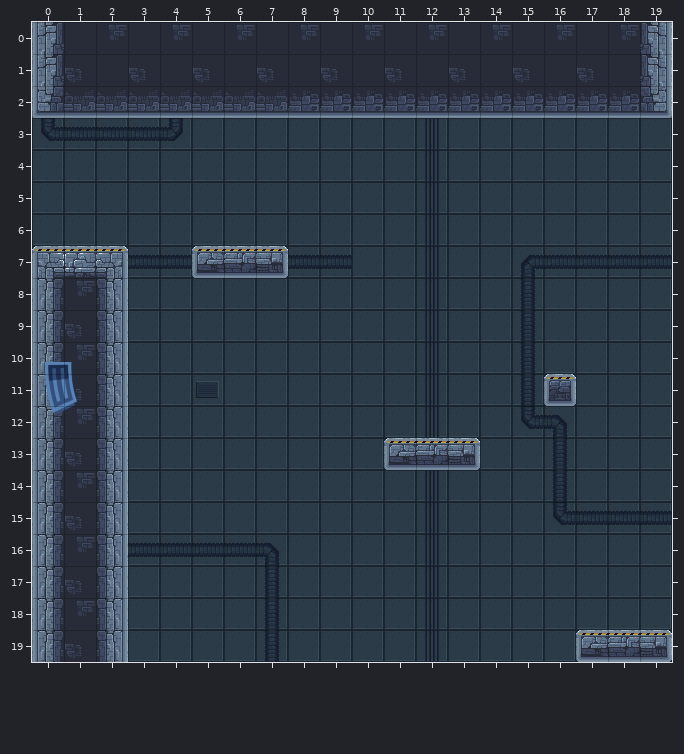
An edit to a level. Tiled map, Graphics/Maps/Level3.tmx. The first picture shows the starting point.
Cells are 32x32 px. Shown: x 0..19, y 0..19.
Now the later version:
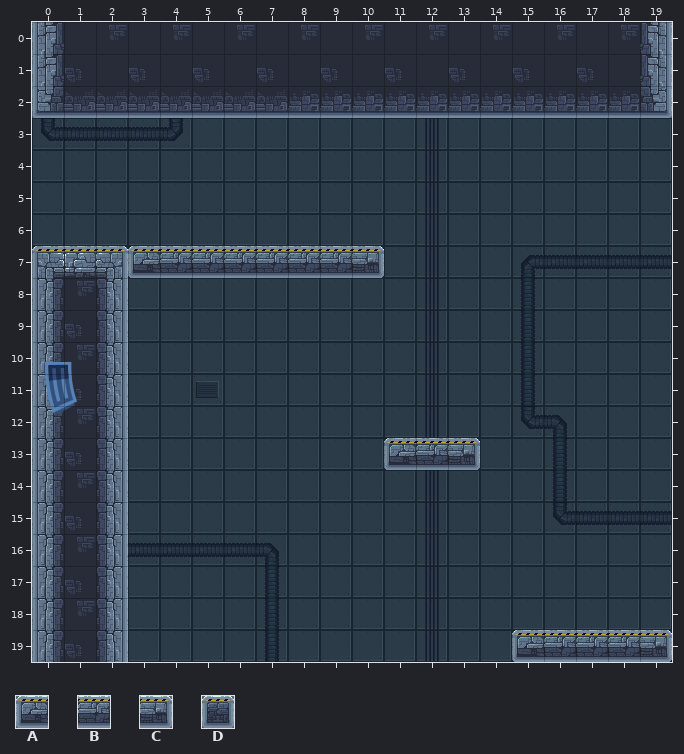
Key: from "Main tiles": A 11 "tile005", B 12 "tile006", C 13 "tile007", D 21 "tile015".
_ is an empty cell, . an unchanged one.
Edits made:
--- layer "Main"
@@ x 3..10 @@
- 7 ___.____
+ 7 ABB.BBBC
@@ x 16..16 @@
-11 D
+11 _
@@ x 15..17 @@
-19 __A
+19 ABB
--- layer "HMoving" (removed)
@@ x 5..7 @@
- 7 A.C
+ 7 _._
Boxes around the changes in both pictures, in picture pixels (x1, y1, x2, y2):
changed: (128, 246, 224, 278)
changed: (256, 246, 384, 278)
removed: (544, 374, 576, 406)
changed: (512, 630, 608, 662)
